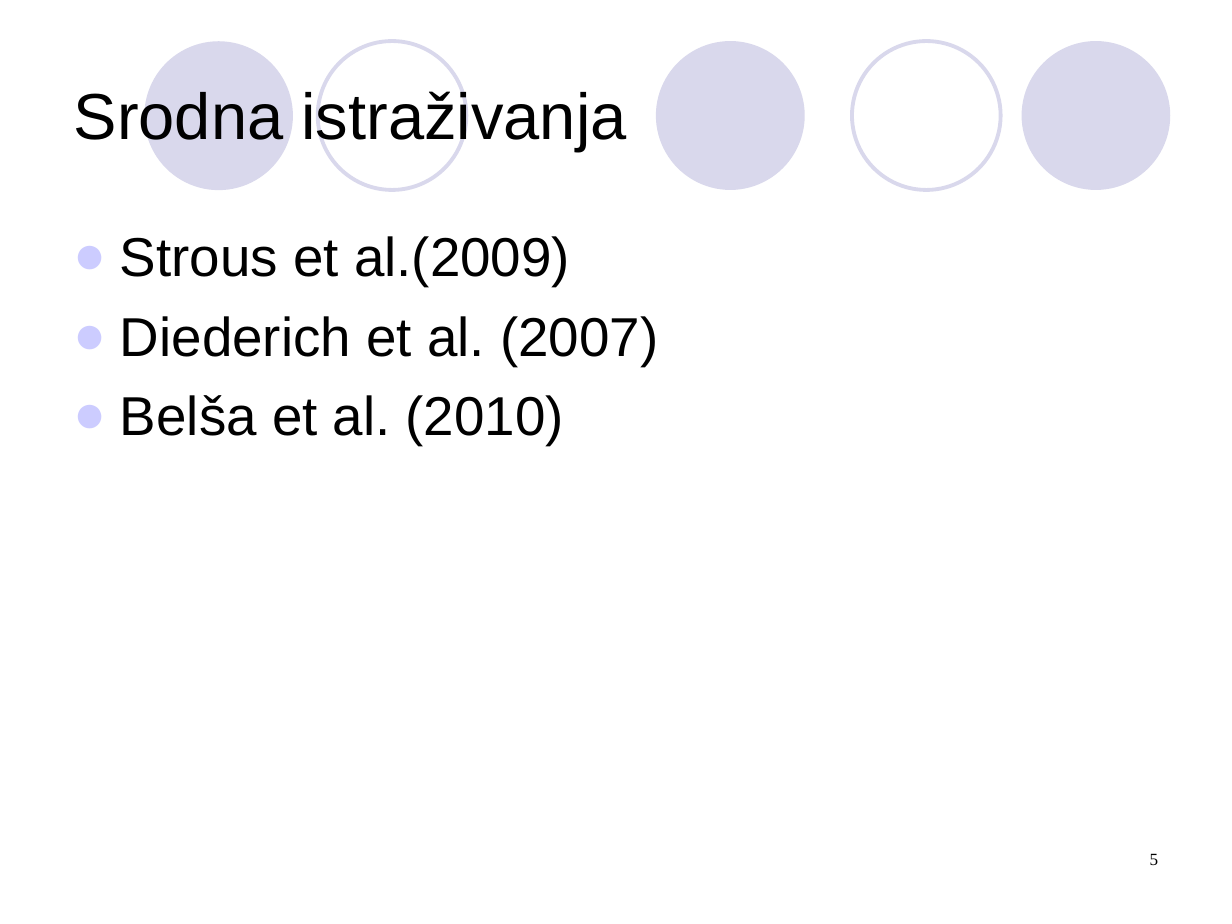
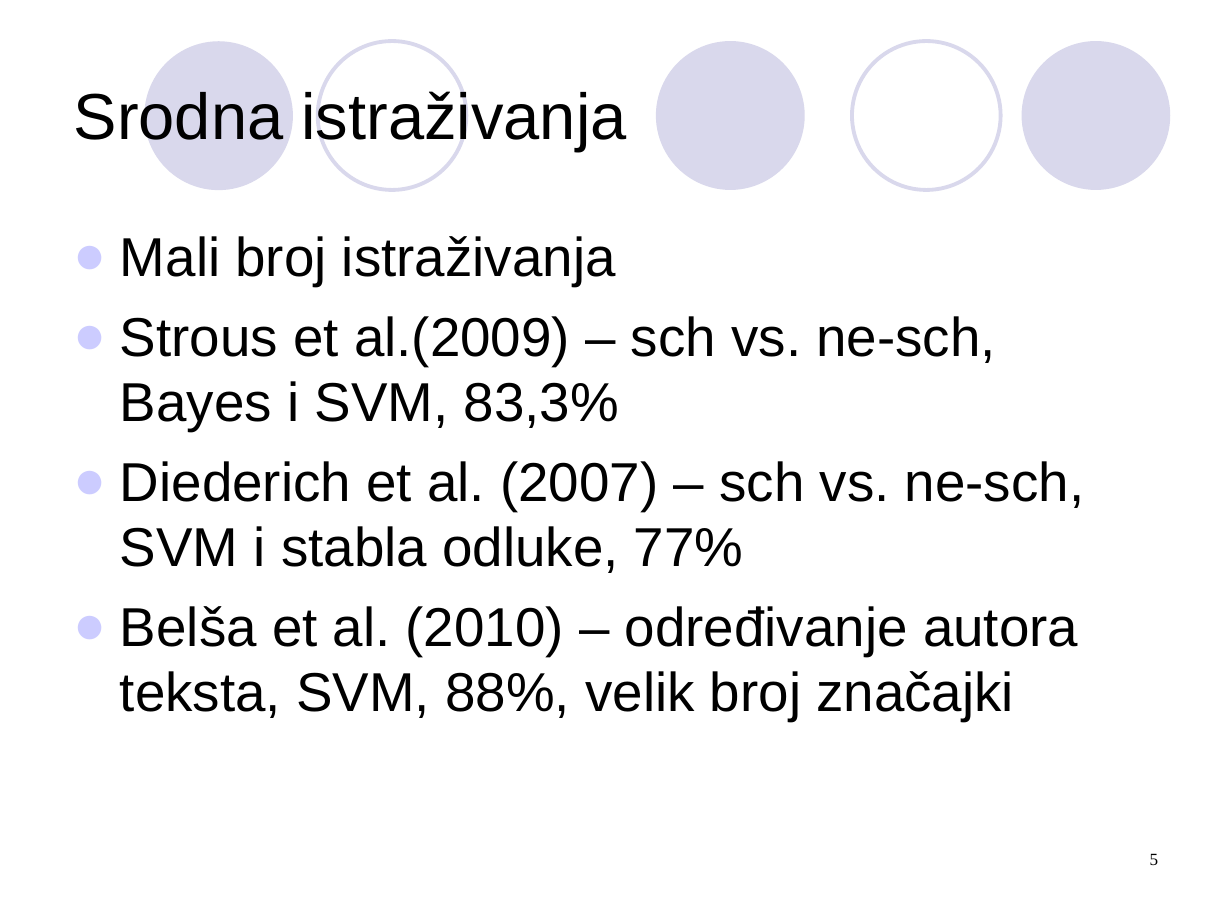
Before and after one commit to Monk-NT/hr-mental-health, a slide deck: slide 5 of docs/Grdjan.ppt. Drawn at 1232x924 pixels with LibreOffice and Linux fonts; fonts in the diff are those of the drawing. Boxes give left, top, right and bottom in pixels: in the first picture for what was removed or moved away, otherwise in the second. Text is boxed around its words. In the diff, an @@ line names an element or a change of style, - is before the commit and + after.

```diff
--- a/docs/Grdjan.ppt
+++ b/docs/Grdjan.ppt
@@ text at [120,236,1085,721]: text changed @@
-● Strous et al.(2009)
-● Diederich et al. (2007)
-● Belša et al. (2010)
+● Mali broj istraživanja
+● Strous et al.(2009) – sch vs. ne-sch, Bayes i SVM, 83,3%
+● Diederich et al. (2007) – sch vs. ne-sch, SVM i stabla odluke, 77%
+● Belša et al. (2010) – određivanje autora teksta, SVM, 88%, velik broj značajki
```
Also in this commit, not shown: 3 other slides changed.
